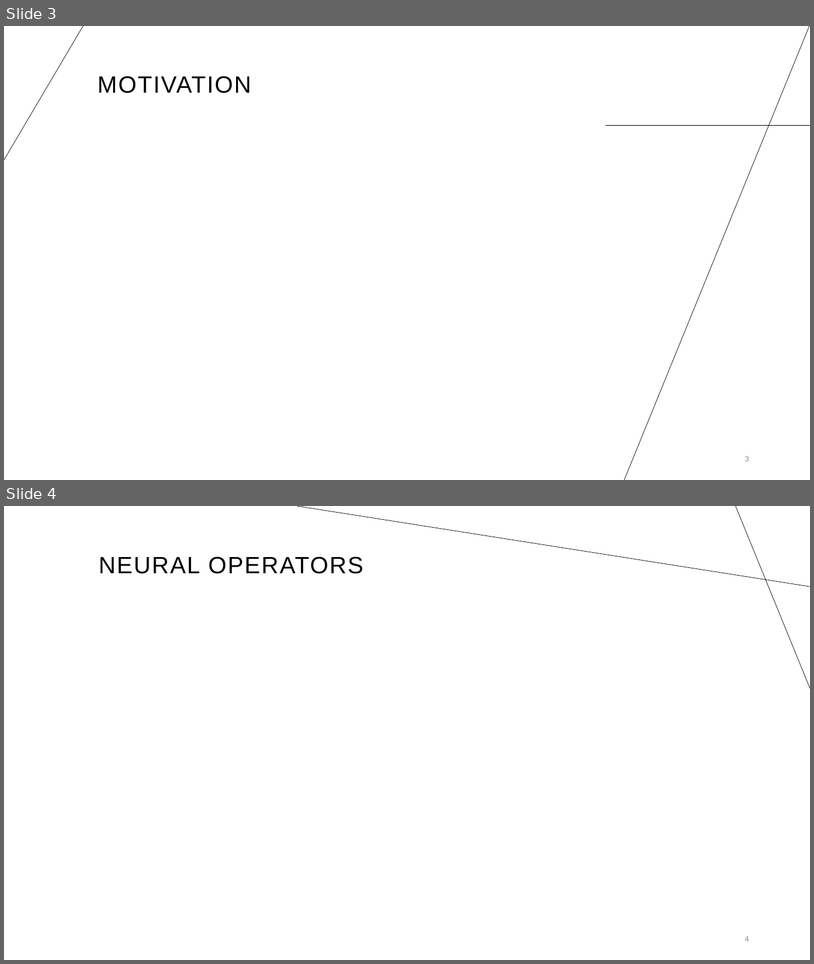
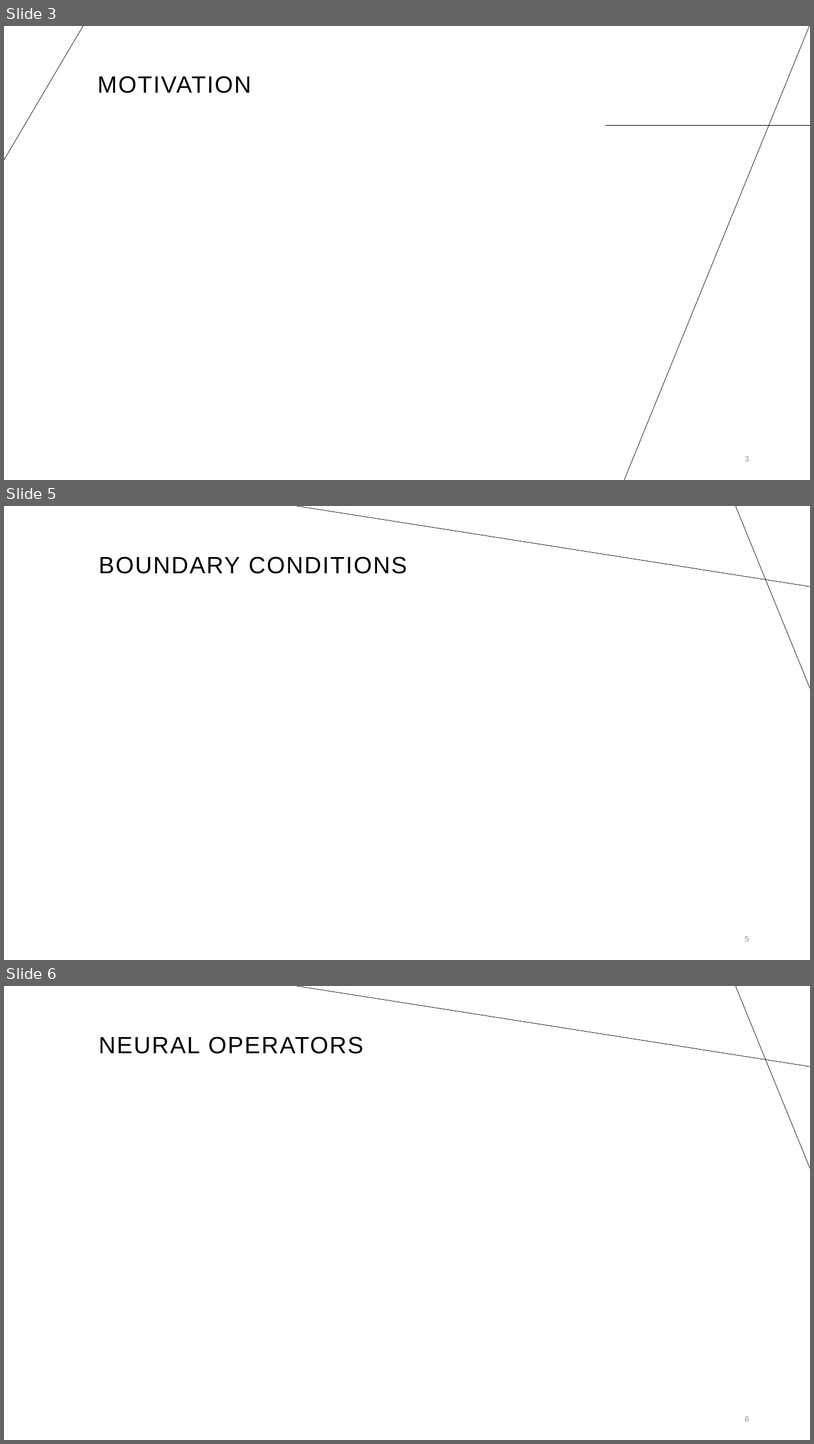
Before and after one commit to trutheresy/NO-2D-Metamaterials, a slide deck: Fourier Neural Operators.pptx. Shown one above the other, each under a label of ours: slides 3 and 4 before the commit, slides 3, 5 and 6 after it; the slides between them are not shown. The pictures are 814x964 and 814x1444 pixels, drawn with LibreOffice and Linux fonts; fonts in the diff are those of the drawing; grey boxes stand for pictures. Boxes give left, top, right and bottom in pixels: in the first picture for what was removed or moved away, otherwise in the second. Text is boxed around its words. In the diff, an @@ line names an element or a change of style, - is before the commit and + after.

```diff
--- a/Fourier Neural Operators.pptx
+++ b/Fourier Neural Operators.pptx
@@ slide 5 added at (x1=4, y1=506, x2=810, y2=960), background #FFFFFF; not listed: 2 template elements that a slide beside it also shows @@
@@ title added at (x1=99, y1=556, x2=407, y2=574), 28 pt, text #000000 @@
+BOUNDARY CONDITIONS
@@ page number added at (x1=745, y1=936, x2=749, y2=941), 9 pt, text #8C8C8C @@
+5
@@ what was slide 4 is now slide 6 @@
@@ page number at (x1=745, y1=1416, x2=749, y2=1421): text changed @@
-4
+6
```
Also in this commit, not shown: 1 other slide added.
